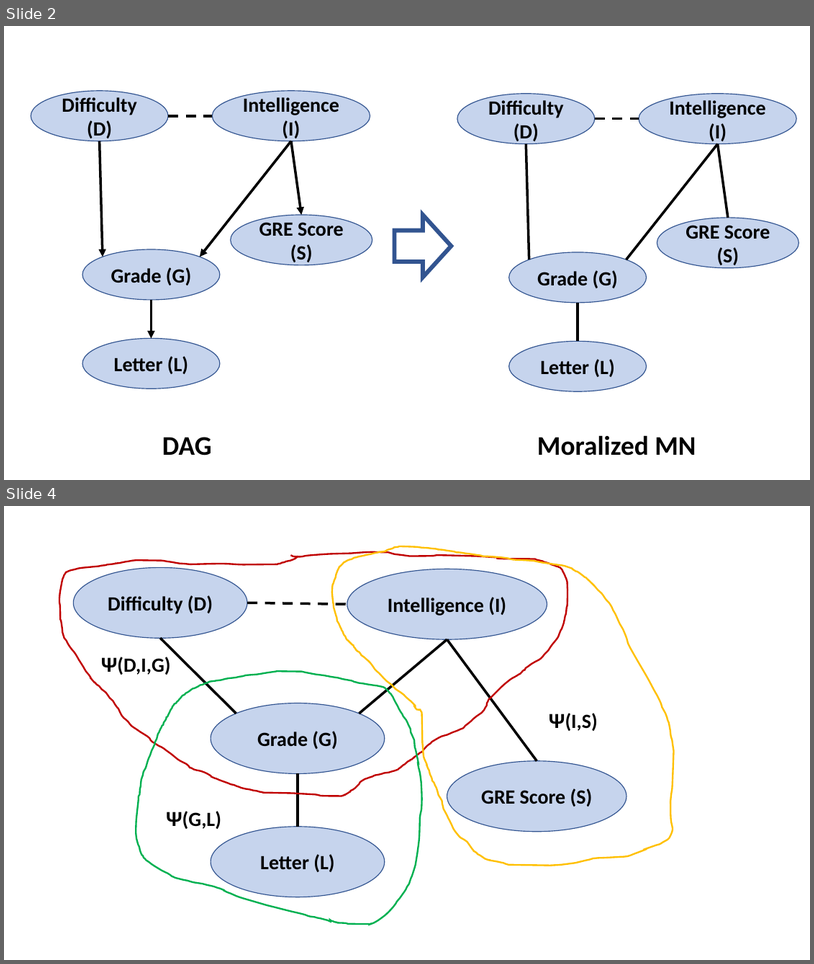
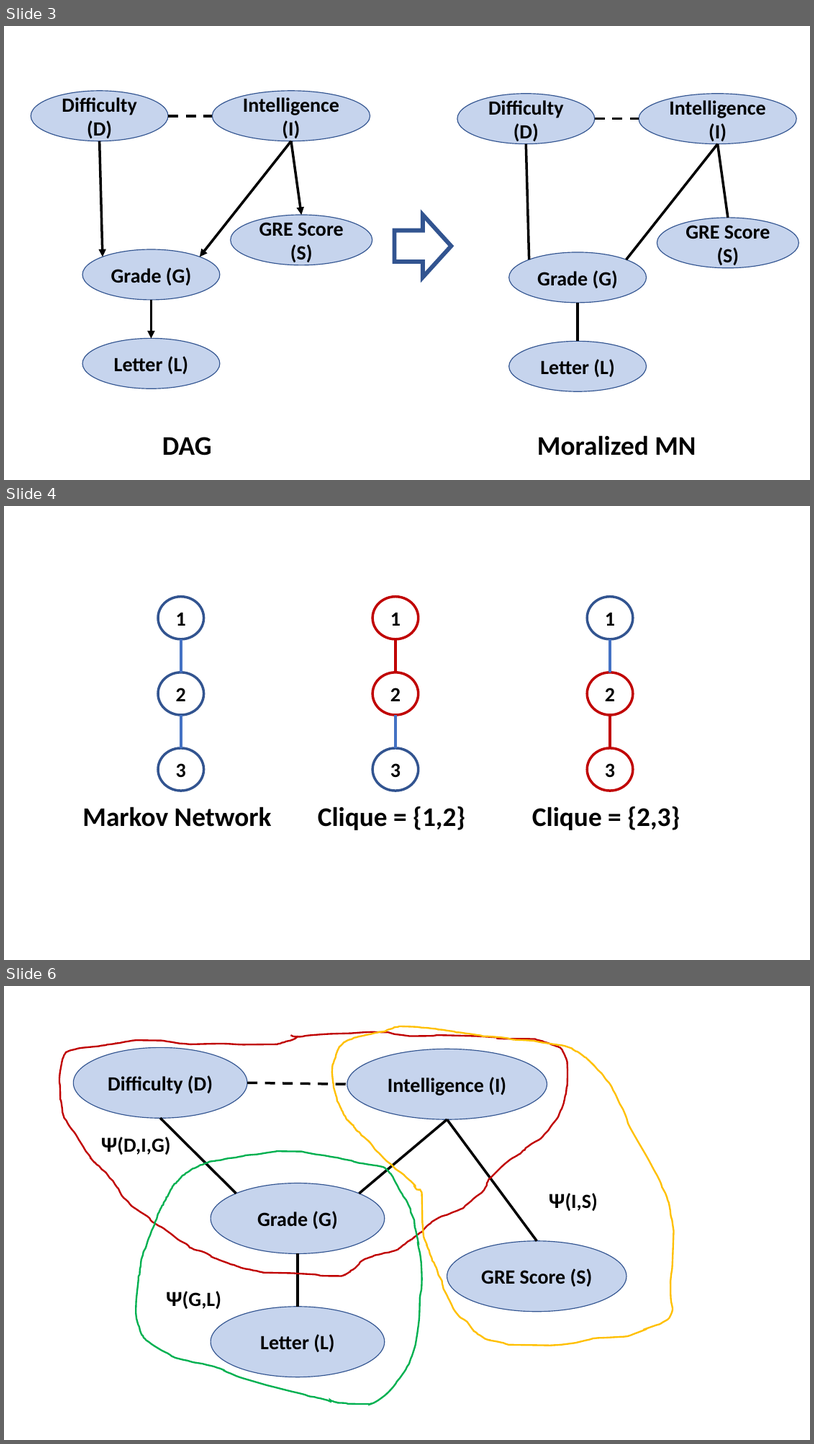
Before and after one commit to StephenElston/CSCI_E_82A_Probabalistic_Programming, a slide deck: Lesson3_MarkovNetworks/img/Diagrams.pptx. Shown one above the other, each under a label of ours: slides 2 and 4 before the commit, slides 3, 4 and 6 after it; the slides between them are not shown. The pictures are 814x964 and 814x1444 pixels, drawn with LibreOffice and Linux fonts; fonts in the diff are those of the drawing. Boxes give left, top, right and bottom in pixels: in the first picture for what was removed or moved away, otherwise in the second. Text is boxed around its words. In the diff, an @@ line names an element or a change of style, - is before the commit and + after.

```diff
--- a/Lesson3_MarkovNetworks/img/Diagrams.pptx
+++ b/Lesson3_MarkovNetworks/img/Diagrams.pptx
@@ slide 4 added at (4, 506, 810, 960), background #FFFFFF @@
@@ ellipse added at (158, 597, 204, 639), outline #325491 3 pt, 24 pt, text #000000, bold @@
+1
@@ ellipse added at (373, 597, 419, 639), outline #C00000 3 pt, 24 pt, text #000000, bold @@
+1
@@ ellipse added at (588, 597, 634, 639), outline #325491 3 pt, 24 pt, text #000000, bold @@
+1
@@ line added from (181, 672) to (181, 639), #4472C4 3 pt @@
@@ line added from (396, 672) to (396, 639), #C00000 3 pt @@
@@ line added from (610, 672) to (610, 639), #4472C4 3 pt @@
@@ ellipse added at (158, 672, 204, 715), outline #325491 3 pt, 24 pt, text #000000, bold @@
+2
@@ ellipse added at (373, 672, 419, 715), outline #C00000 3 pt, 24 pt, text #000000, bold @@
+2
@@ ellipse added at (588, 672, 634, 715), outline #C00000 3 pt, 24 pt, text #000000, bold @@
+2
@@ line added from (181, 715) to (181, 748), #4472C4 3 pt @@
@@ line added from (396, 715) to (396, 748), #4472C4 3 pt @@
@@ line added from (610, 715) to (610, 748), #C00000 3 pt @@
@@ ellipse added at (158, 748, 204, 790), outline #325491 3 pt, 24 pt, text #000000, bold @@
+3
@@ ellipse added at (373, 748, 419, 790), outline #325491 3 pt, 24 pt, text #000000, bold @@
+3
@@ ellipse added at (588, 748, 634, 790), outline #C00000 3 pt, 24 pt, text #000000, bold @@
+3
@@ text added at (82, 806, 272, 826), 32 pt, text #000000, bold @@
+Markov Network
@@ text added at (318, 806, 466, 830), 32 pt, text #000000, bold @@
+Clique = {1,2}
@@ text added at (532, 806, 680, 830), 32 pt, text #000000, bold @@
+Clique = {2,3}
@@ what was slide 2 is now slide 3 @@
@@ what was slide 4 is now slide 6 @@
```
Also in this commit, not shown: 1 slide changed, 1 other slide added, 3 other files.
